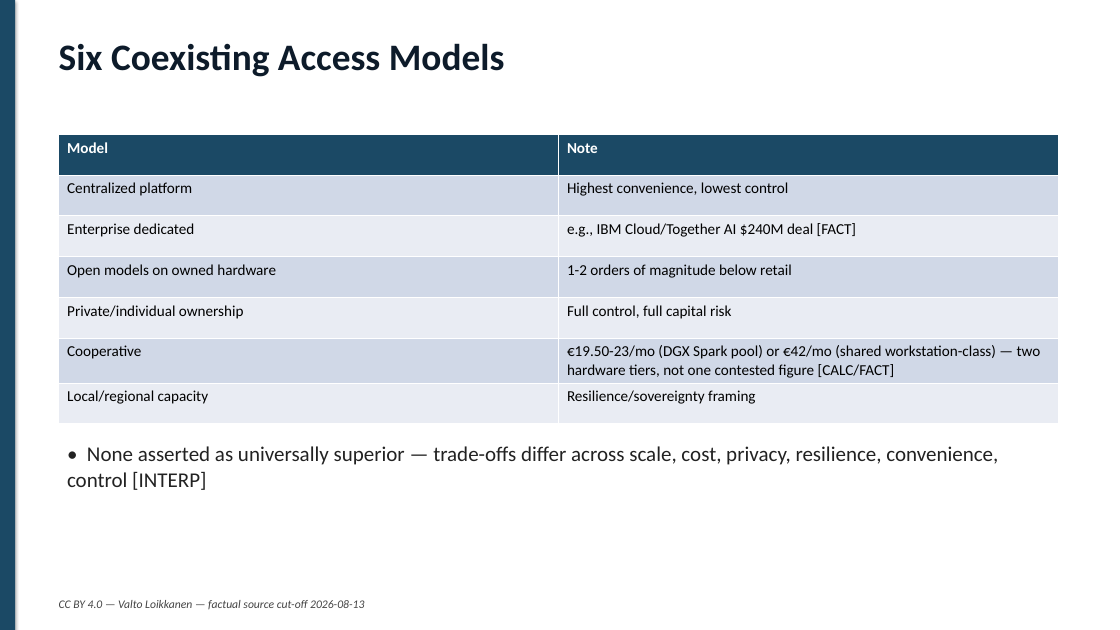
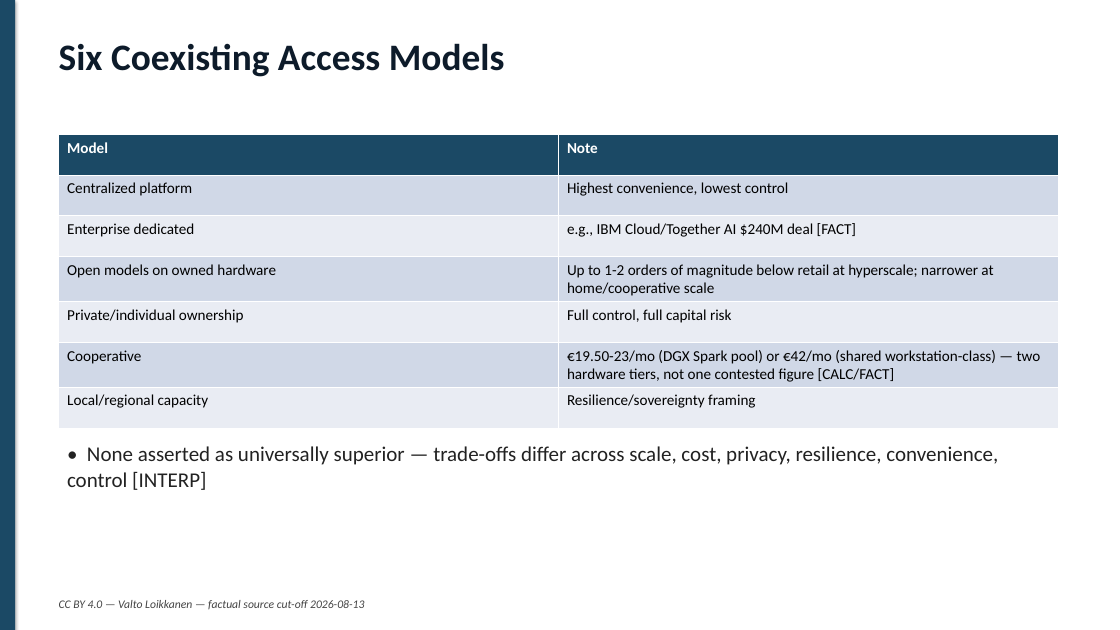
Before and after one commit to valto/ai-working-capacity-revolution, a slide deck: slide 19 of 19-slide-deck.pptx. Drawn at 1120x630 pixels with LibreOffice and Linux fonts; fonts in the diff are those of the drawing. Boxes give left, top, right and bottom in pixels: in the first picture for what was removed or moved away, otherwise in the second. Text is boxed around its words. In the diff, an @@ line names an element or a change of style, - is before the commit and + after.

```diff
--- a/19-slide-deck.pptx
+++ b/19-slide-deck.pptx
@@ table at [59,134,1059,420] @@
-row 4, column 2: 1-2 orders of magnitude below retail
+row 4, column 2: Up to 1-2 orders of magnitude below retail at hyperscale; narrower at home/cooperative scale
```
Also in this commit, not shown: 1 other slide changed, 8 other files.
